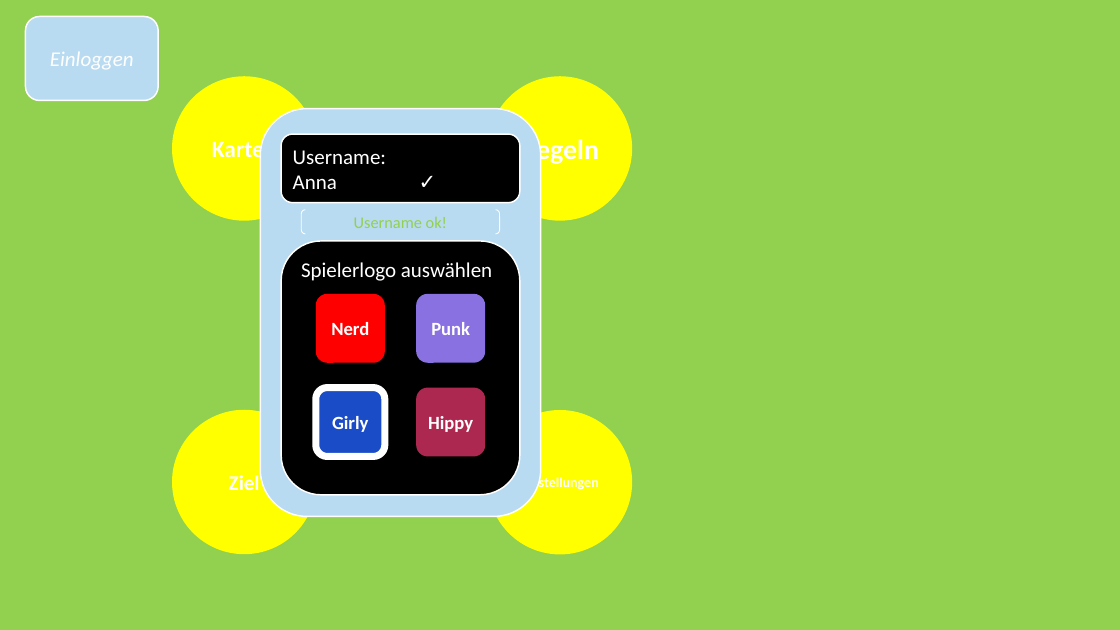
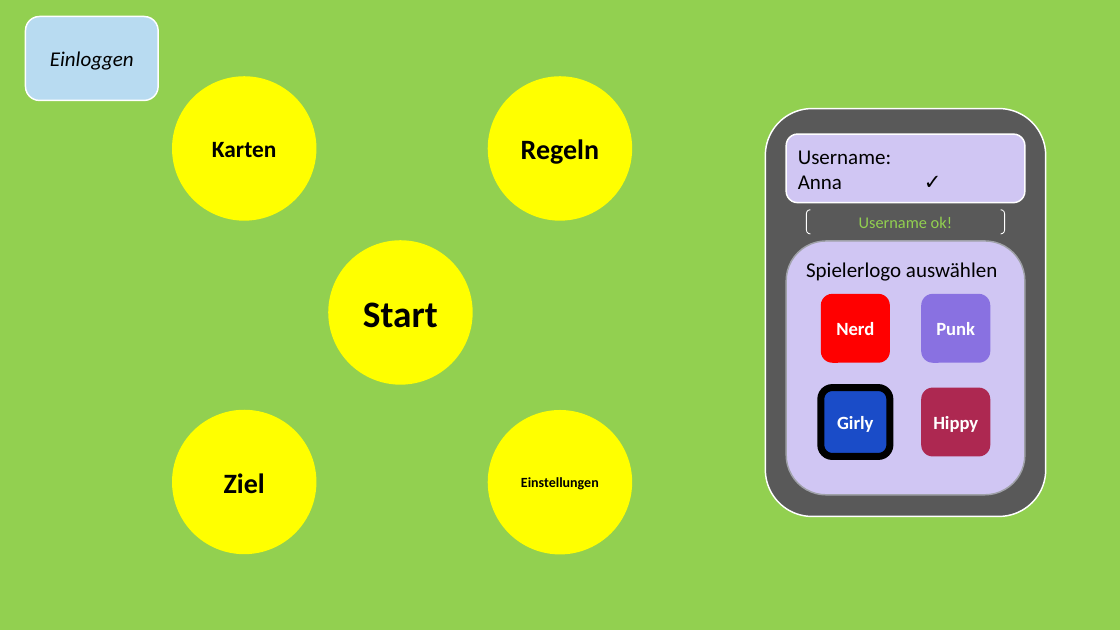
Before and after one commit to jnussbaum/TheBachelorsChaseGame, a slide deck: slide 13 of documents/Meilensteine/Meilenstein I/Meilenstein_1_Präsentation.pptx. Drawn at 1120x630 pixels with LibreOffice and Linux fonts; fonts in the diff are those of the drawing; background and template pictures are left out. Boxes give left, top, right and bottom in pixels: in the first picture for what was removed or moved away, otherwise in the second. Text is boxed around its words. In the diff, an @@ line names an element or a change of style, - is before the commit and + after.

```diff
--- a/documents/Meilensteine/Meilenstein I/Meilenstein_1_Präsentation.pptx
+++ b/documents/Meilensteine/Meilenstein I/Meilenstein_1_Präsentation.pptx
@@ text colour #FFFFFF to #000000 in 4 elements at (x1=173, y1=77, x2=316, y2=220), (x1=489, y1=411, x2=632, y2=554), (x1=25, y1=17, x2=158, y2=101), (x1=489, y1=77, x2=632, y2=220) @@
@@ 7 rounded rectangles, 1 bracket pair moved together from (x1=260, y1=108, x2=541, y2=517) to (x1=765, y1=108, x2=1046, y2=517) @@
@@ rounded rectangle at (x1=765, y1=108, x2=1046, y2=517): fill #B8DBF1 to #595959 @@
@@ rounded rectangle "Username:" at (x1=786, y1=134, x2=1025, y2=203): text colour #FFFFFF to #000000; fill #000000 to #D0C6F3 @@
@@ ellipse added at (x1=329, y1=241, x2=472, y2=384), fill #FFFF00, outline #FFFF00 1.25 pt, 32 pt, text #000000, bold @@
+Start
@@ rounded rectangle "Spielerlogo auswählen" at (x1=786, y1=241, x2=1025, y2=495): text colour #FFFFFF to #000000; fill #000000 to #D0C6F3; outline #FFFFFF 1.25 pt to #9FA1A8 1.25 pt @@
@@ rounded rectangle "Girly" at (x1=821, y1=387, x2=890, y2=456): outline #FFFFFF 6 pt to #000000 6 pt @@
@@ ellipse "Ziel" at (x1=173, y1=411, x2=316, y2=554): size 18 to 24 pt, text colour #FFFFFF to #000000 @@
```
Also in this commit, not shown: 16 other slides changed, 6 other files.
